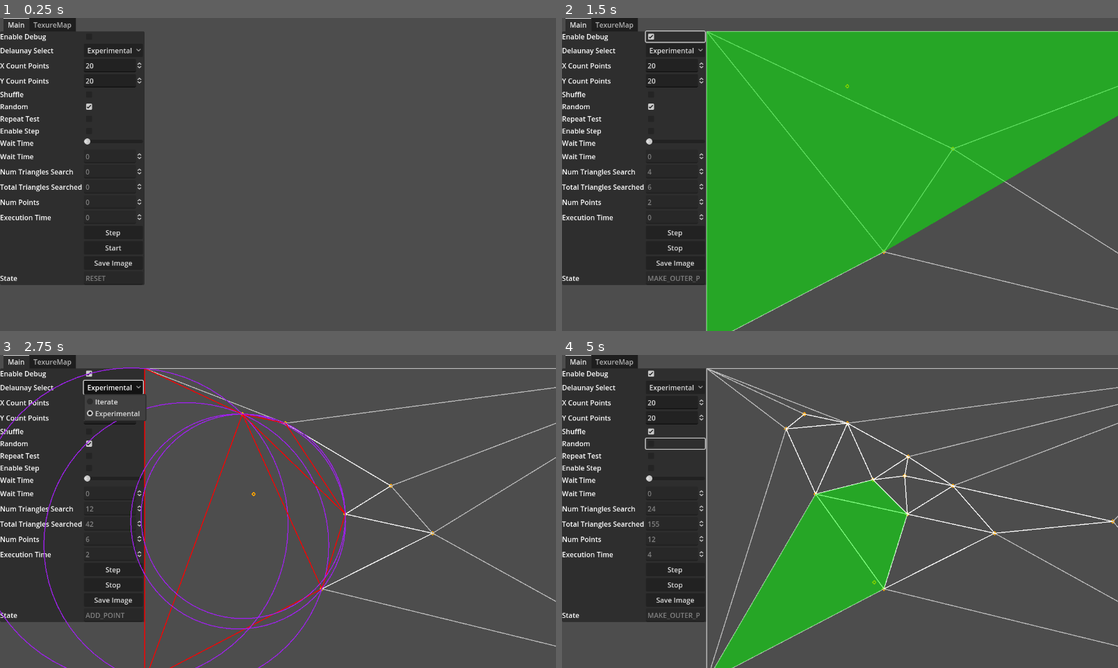
Above: before the commit, frames 1-4 (two rows, left to right).
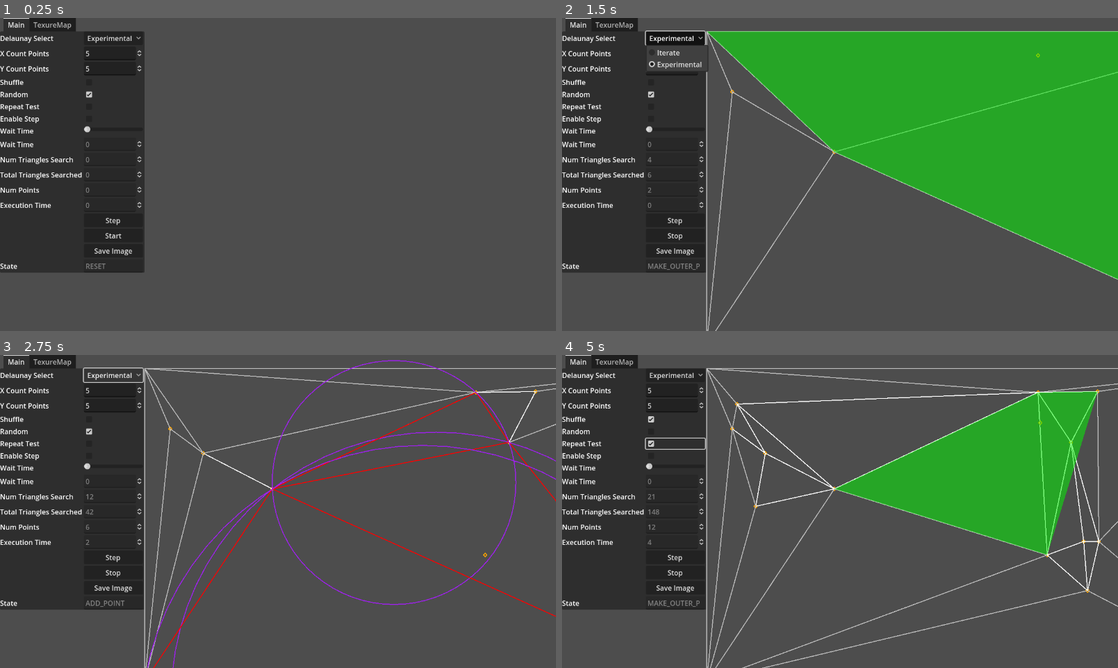
Above: after the commit, the same moments.

Repository: cospan/delaunay-visualizer
Game: Godot game, scene res://example.tscn
The game is run twice, just before and just after one commit, with the same random seed, the same clock (stepped at 60 frames per second) and the same inputs.
Inputs (mouse positions are in pixels of both pictures, inside the frame that each line leads up to):
- Up to frame 1 (0.25 s): no input
- Up to frame 2 (1.5 s): click "Start" at 0.5 s; click (673, 36) at 1.27 s
- Up to frame 3 (2.75 s): click "Experimental" at 2 s
- Up to frame 4 (5 s): click (673, 420) at 2.77 s; click (673, 430) at 3.52 s; click (673, 442) at 4.27 s

The runs differ from the first frame. In frame 1, 3.3% of the frame differs, in the area x 0-26%, y 5-86%; in frame 2, 33%, in the area x 0-100%, y 4-100%; in frame 3, 11%; in frame 4, 28%.

Commit message:
Creating an HTML5 Version

Diff:
--- /dev/null
+++ b/Autoload/task_manager.gd
@@ -0,0 +1,63 @@
+extends Node
+
+
+class Task:
+    var id : int
+
+    signal completed
+
+    func _init(new_id: int):
+        self.id = new_id
+
+    func get_processed_element_count() -> int:
+        return 1 if is_completed() else 0
+
+    func is_completed() -> bool:
+        return WorkerThreadPool.is_task_completed(self.id)
+
+    func wait() -> void:
+        WorkerThreadPool.wait_for_task_completion(self.id)
+
+class GroupTask:
+    extends Task
+
+    func get_processed_element_count() -> int:
+        return WorkerThreadPool.get_group_processed_element_count(self.id)
+
+    func is_completed() -> bool:
+        return WorkerThreadPool.is_group_task_completed(self.id)
+
+    func wait() -> void:
+        WorkerThreadPool.wait_for_group_task_completion(self.id)
+
+var tasks := []
+var mutex := Mutex.new()
+
+func create_task(action: Callable, high_priority := false, description := "") -> Task:
+    var task_id := WorkerThreadPool.add_task(action, high_priority, description)
+    var task := Task.new(task_id)
+    mutex.lock()
+    tasks.append(task)
+    mutex.unlock()
+    return task
+
+func create_group_task(action: Callable, elements : int, tasks_needed := -1, high_priority := false, description := "") -> GroupTask:
+    var group_task_id := WorkerThreadPool.add_group_task(action, elements, tasks_needed, high_priority, description)
+    var group_task := GroupTask.new(group_task_id)
+    mutex.lock()
+    tasks.append(group_task)
+    mutex.unlock()
+    return group_task
+
+func _process(_delta: float) -> void:
+    mutex.lock()
+    var completed_tasks := tasks.filter(
+        func completed(task: Task):
+            return task.is_completed()
+    )
+
+    for completed_task in completed_tasks:
+        var task : Task = completed_task
+        task.completed.emit()
+        tasks.erase(task)
+    mutex.unlock()
--- a/DelaunayBase.gd
+++ b/Delaunay/DelaunayBase.gd
@@ -160,3 +160,8 @@
 
     func _to_string():
         return "Triangle: " + str(key) + " " + str(a.v) + " " + str(b.v) + " " + str(c.v)
+
+
+##############################################################################
+# Public Functions
+##############################################################################
--- /dev/null
+++ b/Delaunay/DelaunayBase.tscn
@@ -0,0 +1,6 @@
+[gd_scene load_steps=2 format=3 uid="uid://bqdi2xfh7sdse"]
+
+[ext_resource type="Script" path="res://Delaunay/DelaunayBase.gd" id="1_bnf44"]
+
+[node name="Delaunay" type="Node2D"]
+script = ExtResource("1_bnf44")
--- a/DelaunayExperimentalAzgaar.gd
+++ b/Delaunay/DelaunayExperimentalAzgaar.gd
@@ -60,6 +60,20 @@
     #m_delaunay_triangle_drawer = DelaunayTriangleDrawer.new(m_rect.size)
     #m_sub_viewport.add_child(m_delaunay_triangle_drawer)
 
+func triangulate_add_points(points: Array) -> void:
+    for point in points:
+        triangulate_add_point(point)
+
+func triangulate_add_point(point: Point2) -> void:
+    m_wip_point = point
+    #m_points.append(point)
+    triangulate_find_bad_triangles_from_point(point)
+    if len(m_bad_triangle_dict) == 0:
+        return
+    triangulate_make_outer_polygon()
+    triangulate_finalize_triangle(point)
+
+
 
 func _init(rect: Rect2i = Rect2i()):
     m_points = []
@@ -92,14 +106,6 @@
         if m_curr_index > MAX_INDEX_VAL:
             m_curr_index = 0
 
-#func triangulate_add_points(points: Array) -> void:
-#    for point in points:
-#        triangulate_add_point(point)
-#
-#func triangulate_add_point(point: Point2) -> void:
-#    m_wip_point = point
-#    m_points.append(point)
-#    _find_bad_triangles(point)
 
 # Verbose Version
 func triangulate_init():
@@ -139,7 +145,8 @@
     if m_bad_triangle_dict.size() == 0:
         m_points.find(m_wip_point)
         if m_points.rfind(m_wip_point):
-            print ("Found Duplicate Point: %s" % str(m_wip_point))
+            #print ("Found Duplicate Point: %s" % str(m_wip_point))
+            pass
     return m_bad_triangle_dict.values()
 
 func triangulate_make_outer_polygon() -> Array:
--- /dev/null
+++ b/Delaunay/DelaunayExperimentalAzgaar.tscn
@@ -0,0 +1,6 @@
+[gd_scene load_steps=2 format=3 uid="uid://bdv7u5byalgx7"]
+
+[ext_resource type="Script" path="res://Delaunay/DelaunayExperimentalAzgaar.gd" id="1_0wx7i"]
+
+[node name="DelaunayExperimentalAzgaar" type="Node2D"]
+script = ExtResource("1_0wx7i")
--- a/DelaunayIterateAzgaar.gd
+++ b/Delaunay/DelaunayIterateAzgaar.gd
@@ -84,7 +84,7 @@
 
 func triangulate_add_point(point: Point2) -> void:
     m_wip_point = point
-    m_points.append(point)
+    #m_points.append(point)
     triangulate_find_bad_triangles_from_point(point)
     if len(m_bad_triangle_dict) == 0:
         return
--- a/DelaunayTextureMap.tscn
+++ b/Delaunay/DelaunayTextureMap.tscn
@@ -1,6 +1,6 @@
-[gd_scene load_steps=2 format=3 uid="uid://bqgtth7lirn8v"]
+[gd_scene load_steps=2 format=3]
 
-[ext_resource type="Script" path="res://DelaunayTextureMap.gd" id="1_sh0wr"]
+[ext_resource type="Script" path="res://Delaunay/DelaunayTextureMap.gd" id="1_sh0wr"]
 
 [node name="DelaunayTextureMap" type="TextureRect"]
 offset_right = 40.0
--- /dev/null
+++ b/Delaunay/delaunay_triangle_viewport.tscn
@@ -0,0 +1,6 @@
+[gd_scene load_steps=2 format=3 uid="uid://cbnfcvg2smn0o"]
+
+[ext_resource type="Script" path="res://Delaunay/DelaunayTriangleViewport.gd" id="1_h31nj"]
+
+[node name="DelaunayTriangleViewport" type="Node2D"]
+script = ExtResource("1_h31nj")
--- a/DelaunayBase.tscn
+++ /dev/null
@@ -1,6 +0,0 @@
-[gd_scene load_steps=2 format=3 uid="uid://bqdi2xfh7sdse"]
-
-[ext_resource type="Script" path="res://DelaunayBase.gd" id="1_muwcm"]
-
-[node name="Delaunay" type="Node2D"]
-script = ExtResource("1_muwcm")
--- a/DelaunayExperimentalAzgaar.tscn
+++ /dev/null
@@ -1,6 +0,0 @@
-[gd_scene load_steps=2 format=3 uid="uid://drcvnbr7pvkbx"]
-
-[ext_resource type="Script" path="res://DelaunayExperimentalAzgaar.gd" id="1_hdsql"]
-
-[node name="DelaunayExperimentalAzgaar" type="Node2D"]
-script = ExtResource("1_hdsql")
--- a/DictProperty.tscn
+++ /dev/null
@@ -1,10 +0,0 @@
-[gd_scene load_steps=2 format=3 uid="uid://cspycfsqda2yr"]
-
-[ext_resource type="Script" path="res://DictProperty.gd" id="1_fi08u"]
-
-[node name="DictProperty" type="GridContainer"]
-offset_right = 40.0
-offset_bottom = 40.0
-size_flags_vertical = 3
-columns = 2
-script = ExtResource("1_fi08u")
--- /dev/null
+++ b/Utils/DictProperty.tscn
@@ -0,0 +1,10 @@
+[gd_scene load_steps=2 format=3 uid="uid://p8n88fnb3jmm"]
+
+[ext_resource type="Script" path="res://Utils/DictProperty.gd" id="1_43q8r"]
+
+[node name="DictProperty" type="GridContainer"]
+offset_right = 40.0
+offset_bottom = 40.0
+size_flags_vertical = 3
+columns = 2
+script = ExtResource("1_43q8r")
--- a/delaunay_triangle_viewport.tscn
+++ /dev/null
@@ -1,6 +0,0 @@
-[gd_scene load_steps=2 format=3 uid="uid://dahlcqrgcrgeh"]
-
-[ext_resource type="Script" path="res://DelaunayTriangleViewport.gd" id="1_2saam"]
-
-[node name="DelaunayTriangleViewport" type="Node2D"]
-script = ExtResource("1_2saam")
--- a/example.gd
+++ b/example.gd
@@ -1,14 +1,14 @@
 extends Node2D
 
-enum STATE {RESET, INIT, ADD_POINT, MAKE_OUTER_POLYGON, FINALIZE_TRIANGLE, DONE, WAIT}
+enum STATE {RESET, INIT, INIT_THREADED_MODE, WAIT_FOR_THREAD, ADD_POINT, MAKE_OUTER_POLYGON, FINALIZE_TRIANGLE, DONE, WAIT}
 
 @export var WAIT_TIME = 0.1
 @export var LINE_WIDTH:float = 2
 @export var ENABLE_RANDOM = true
 @export var ENABLE_SHUFFLE = false
 @export var ENABLE_STEP = false
-@export var X_COUNT = 20
-@export var Y_COUNT = 20
+@export var X_COUNT = 5
+@export var Y_COUNT = 5
 
 @onready var verbose_timer = $VerboseTimer
 @onready var execute_timer = $ExecuteTimer
@@ -17,7 +17,7 @@
 var panel
 var m_dict_property
 
-var m_enable_debug = false
+var m_enable_debug = true
 var m_state = STATE.RESET
 var m_next_state = STATE.RESET
 var m_point_index = 0
@@ -35,6 +35,8 @@
 var m_second_timer = 0
 var m_total_triangles_searched = 0
 var m_skip_timer = false
+var m_task_generate_delaunay_start_time = 0
+var m_task_generate_delaunay_triangles = null
 
 var delaunay_types = {"Iterate": AzgaarIterateDelaunay, "Experimental": AzgaarExperimentalDelaunay}
 #var delaunay_types_key = "Iterate"
@@ -51,7 +53,7 @@
     #d["test_int"] = {"type": "SpinBox", "min": 0, "max": 100, "value": 1, "name": "Int"}
     #d["test_float"] = {"type": "SpinBox", "min": 0.0, "max": 100.0, "value": 1.0, "name": "Float"}
     #d["test_string"] = {"type": "LineEdit", "value": "test", "name": "String"}
-    d["enable_debug"] = {"type": "CheckBox", "value" : m_enable_debug, "name" :"Enable Debug"} # enable debug
+    #d["enable_debug"] = {"type": "CheckBox", "value" : m_enable_debug, "name" :"Enable Debug"} # enable debug
     d["delaunay_select"] = {"type": "OptionButton", "name": "Delaunay Select", "options":delaunay_types.keys(), "value":key_index} # delaunay select
     d["x_count_points"] = {"type": "SpinBox", "min": 0, "max": 100, "value": X_COUNT, "name": "X Count Points"} # x count points
     d["y_count_points"] = {"type": "SpinBox", "min": 0, "max": 100, "value": Y_COUNT, "name": "Y Count Points"} # y count points
@@ -61,9 +63,9 @@
     d["enable_step"] = {"type": "CheckBox", "value" : m_enable_step, "name" :"Enable Step"} # enable step
     d["wait_time"] = {"type": "HSlider", "min": 0.0, "max": 2.0, "value": WAIT_TIME, "step": 0.1, "name": "Wait Time"} # wait time between steps
     d["wait_time_read_only"] = {"type": "SpinBox", "min": 0.0, "max": 2.0, "step": 0.1, "value": WAIT_TIME, "name": "Wait Time", "readonly": true} # wait time between steps
-    d["num_triangle_search"] = {"type": "SpinBox", "min": 0, "max": 2000, "value": 0, "name": "Num Triangles Search", "readonly": true} # number of triangles to search
-    d["total_triangles_searched"] = {"type": "SpinBox", "min": 0, "max": 1000000, "value": 0, "name": "Total Triangles Searched", "readonly": true} # total number of triangles searchedk
-    d["num_points"] = {"type": "SpinBox", "min": 0, "max": 2000, "value": 0, "name": "Num Points", "readonly": true} # number of points
+    d["num_triangle_search"] = {"type": "SpinBox", "min": 0, "max": 100000, "value": 0, "name": "Num Triangles Search", "readonly": true} # number of triangles to search
+    d["total_triangles_searched"] = {"type": "SpinBox", "min": 0, "max": 100000000, "value": 0, "name": "Total Triangles Searched", "readonly": true} # total number of triangles searchedk
+    d["num_points"] = {"type": "SpinBox", "min": 0, "max": 100000, "value": 0, "name": "Num Points", "readonly": true} # number of points
     d["execution_time"] = {"type": "SpinBox", "min": 0.0, "max": 100000.0, "value": 0.0, "name": "Execution Time", "readonly": true} # execution time
     d["step_button"] = {"type": "Button", "name": "Step"} # step
     d["start_stop_button"] = {"type": "Button", "name": "Start"} # start triangulation
@@ -118,7 +120,9 @@
             m_points.shuffle()
 
     if m_repeat_test_flag:
+        print ("Repeat Flag Set!")
         m_points = m_points + m_points
+    verbose_timer.stop()
 
 func _process(_delta):
     match(m_state):
@@ -127,8 +131,18 @@
         STATE.INIT:
             m_dict_property.set_value("state", "INIT")
             delaunay.triangulate_init()
-            m_state = STATE.ADD_POINT
             m_point_index = 0
+            if !m_enable_debug:
+                m_state = STATE.INIT_THREADED_MODE
+            else:
+                m_state = STATE.ADD_POINT
+        STATE.INIT_THREADED_MODE:
+            m_task_generate_delaunay_start_time = Time.get_ticks_usec()
+            m_task_generate_delaunay_triangles = TaskManager.create_task(_generate_delaunay_triangles_thread, true, "Generate Delaunay Triangles")
+            m_task_generate_delaunay_triangles.completed.connect(_generate_delaunay_triangles_thread_finished)
+            m_state = STATE.WAIT_FOR_THREAD
+        STATE.WAIT_FOR_THREAD:
+            pass
         STATE.ADD_POINT:
             m_dict_property.set_value("state", "ADD_POINT")
             var bad_triangles = delaunay.triangulate_find_bad_triangles_from_point(m_points[m_point_index])
@@ -363,3 +377,22 @@
 
     # Schedule the function
     m_dict_property.set_value("execution_time", m_second_timer)
+
+
+func _generate_delaunay_triangles_thread():
+    # Iterate through all the points and add them to delaunay generator, updating the number of triangles
+    for point in m_points:
+        delaunay.triangulate_add_point(point)
+        m_dict_property.set_value("num_points", len(delaunay.m_points))
+        m_dict_property.set_value("num_triangle_search", delaunay.get_search_count())
+        m_total_triangles_searched += delaunay.get_search_count()
+        m_dict_property.set_value("total_triangles_searched", m_total_triangles_searched)
+
+func _generate_delaunay_triangles_thread_finished():
+    var elapsed_time = Time.get_ticks_usec() - m_task_generate_delaunay_start_time
+    elapsed_time = elapsed_time / 1000000.0
+    print ("Delaunay Type: %s" % delaunay_types_key)
+    print ("Total Points: %d" % len(m_points))
+    print ("Generate Threaded Elapsed Time: %f" % elapsed_time)
+    print ("")
+    m_state = STATE.DONE
--- a/example.tscn
+++ b/example.tscn
@@ -1,8 +1,8 @@
-[gd_scene load_steps=4 format=3 uid="uid://dv2efs14c2t6m"]
+[gd_scene load_steps=4 format=3 uid="uid://cf6qo1dr84aw0"]
 
 [ext_resource type="Script" path="res://example.gd" id="1_73cfq"]
-[ext_resource type="Script" path="res://DictProperty.gd" id="2_m6gcw"]
-[ext_resource type="Script" path="res://DelaunayTextureMap.gd" id="3_qme31"]
+[ext_resource type="Script" path="res://Utils/DictProperty.gd" id="2_qfxw2"]
+[ext_resource type="Script" path="res://Delaunay/DelaunayTextureMap.gd" id="3_vnjpu"]
 
 [node name="example" type="Node2D"]
 script = ExtResource("1_73cfq")
@@ -22,7 +22,7 @@
 
 [node name="DictProperty" type="GridContainer" parent="TabContainer/Main"]
 layout_mode = 2
-script = ExtResource("2_m6gcw")
+script = ExtResource("2_qfxw2")
 
 [node name="Panel" type="Panel" parent="TabContainer/Main"]
 layout_mode = 2
@@ -31,7 +31,7 @@
 visible = false
 layout_mode = 2
 size_flags_vertical = 3
-script = ExtResource("3_qme31")
+script = ExtResource("3_vnjpu")
 
 [connection signal="timeout" from="VerboseTimer" to="." method="_on_verbose_timer_timeout"]
 [connection signal="timeout" from="ExecuteTimer" to="." method="_on_execute_timer_timeout"]
--- a/project.godot
+++ b/project.godot
@@ -8,46 +8,6 @@
 
 config_version=5
 
-_global_script_classes=[{
-"base": "DelaunayBase",
-"class": &"AzgaarExperimentalDelaunay",
-"language": &"GDScript",
-"path": "res://DelaunayExperimentalAzgaar.gd"
-}, {
-"base": "DelaunayBase",
-"class": &"AzgaarIterateDelaunay",
-"language": &"GDScript",
-"path": "res://DelaunayIterateAzgaar.gd"
-}, {
-"base": "Node2D",
-"class": &"DelaunayBase",
-"language": &"GDScript",
-"path": "res://DelaunayBase.gd"
-}, {
-"base": "TextureRect",
-"class": &"DelaunayTextureRect",
-"language": &"GDScript",
-"path": "res://DelaunayTextureMap.gd"
-}, {
-"base": "Node2D",
-"class": &"DelaunayTriangleDrawer",
-"language": &"GDScript",
-"path": "res://DelaunayTriangleViewport.gd"
-}, {
-"base": "GridContainer",
-"class": &"DictProperty",
-"language": &"GDScript",
-"path": "res://DictProperty.gd"
-}]
-_global_script_class_icons={
-"AzgaarExperimentalDelaunay": "",
-"AzgaarIterateDelaunay": "",
-"DelaunayBase": "",
-"DelaunayTextureRect": "",
-"DelaunayTriangleDrawer": "",
-"DictProperty": ""
-}
-
 [application]
 
 config/name="delaunay_visualizer"
@@ -55,7 +15,15 @@
 config/features=PackedStringArray("4.0", "Forward Plus")
 config/icon="res://icon.svg"
 
+[autoload]
+
+TaskManager="*res://Autoload/task_manager.gd"
+
 [display]
 
 window/size/viewport_width=1280
 window/size/viewport_height=720
+
+[rendering]
+
+renderer/rendering_method="gl_compatibility"
Renamed: DelaunayIterateAzgaar.tscn -> Delaunay/DelaunayIterateAzgaar.tscn
Renamed: DelaunayTextureMap.gd -> Delaunay/DelaunayTextureMap.gd
Renamed: DelaunayTriangleViewport.gd -> Delaunay/DelaunayTriangleViewport.gd
Not shown, changed: export_presets.cfg
